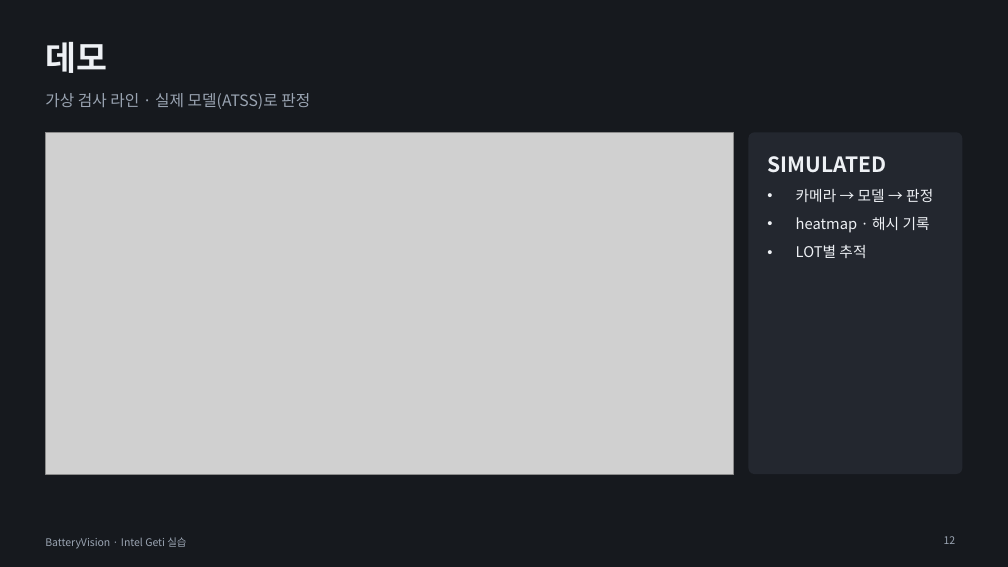
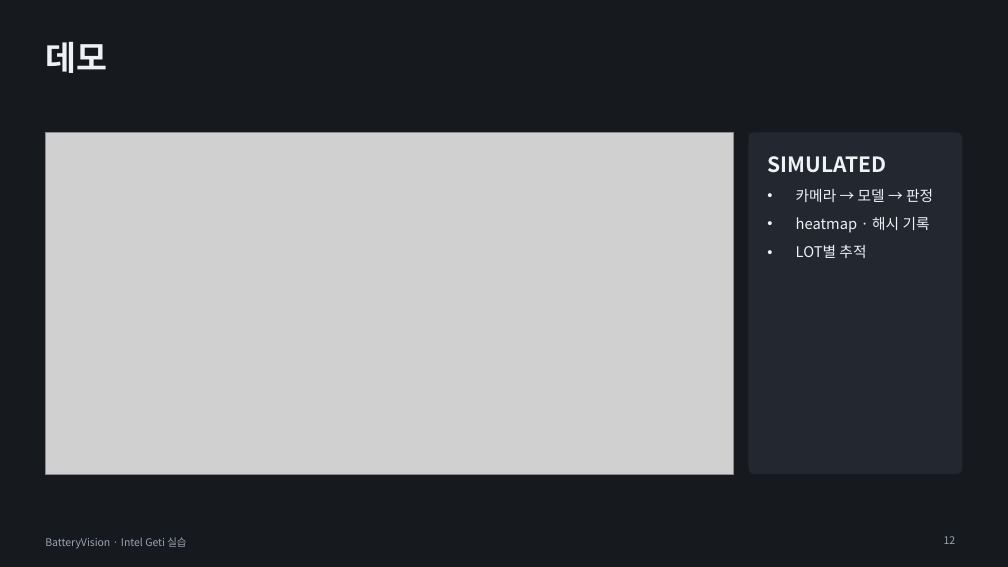
Before and after one commit to se4nchoi/batteryvision, a slide deck: slide 12 of docs/submission/BatteryVision_발표.pptx. Drawn at 1008x567 pixels with LibreOffice and Linux fonts; fonts in the diff are those of the drawing; grey boxes stand for pictures. Boxes give left, top, right and bottom in pixels: in the first picture for what was removed or moved away, otherwise in the second. Text is boxed around its words. In the diff, an @@ line names an element or a change of style, - is before the commit and + after.

```diff
--- a/docs/submission/BatteryVision_발표.pptx
+++ b/docs/submission/BatteryVision_발표.pptx
@@ text removed at [45,93,310,109] @@
-가상 검사 라인 · 실제 모델(ATSS)로 판정
```
Also in this commit, not shown: 10 other slides changed, 2 other files.
